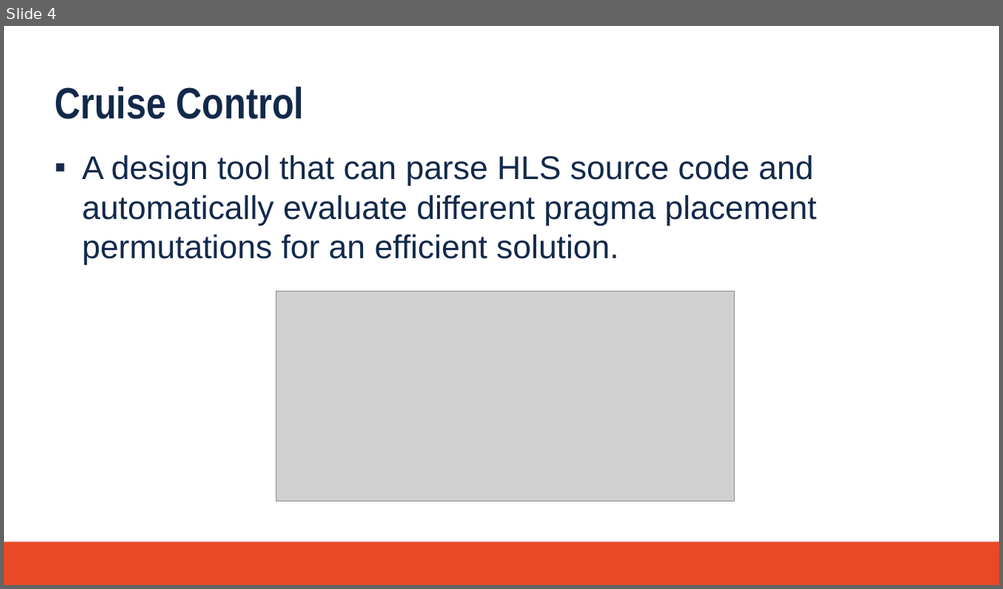
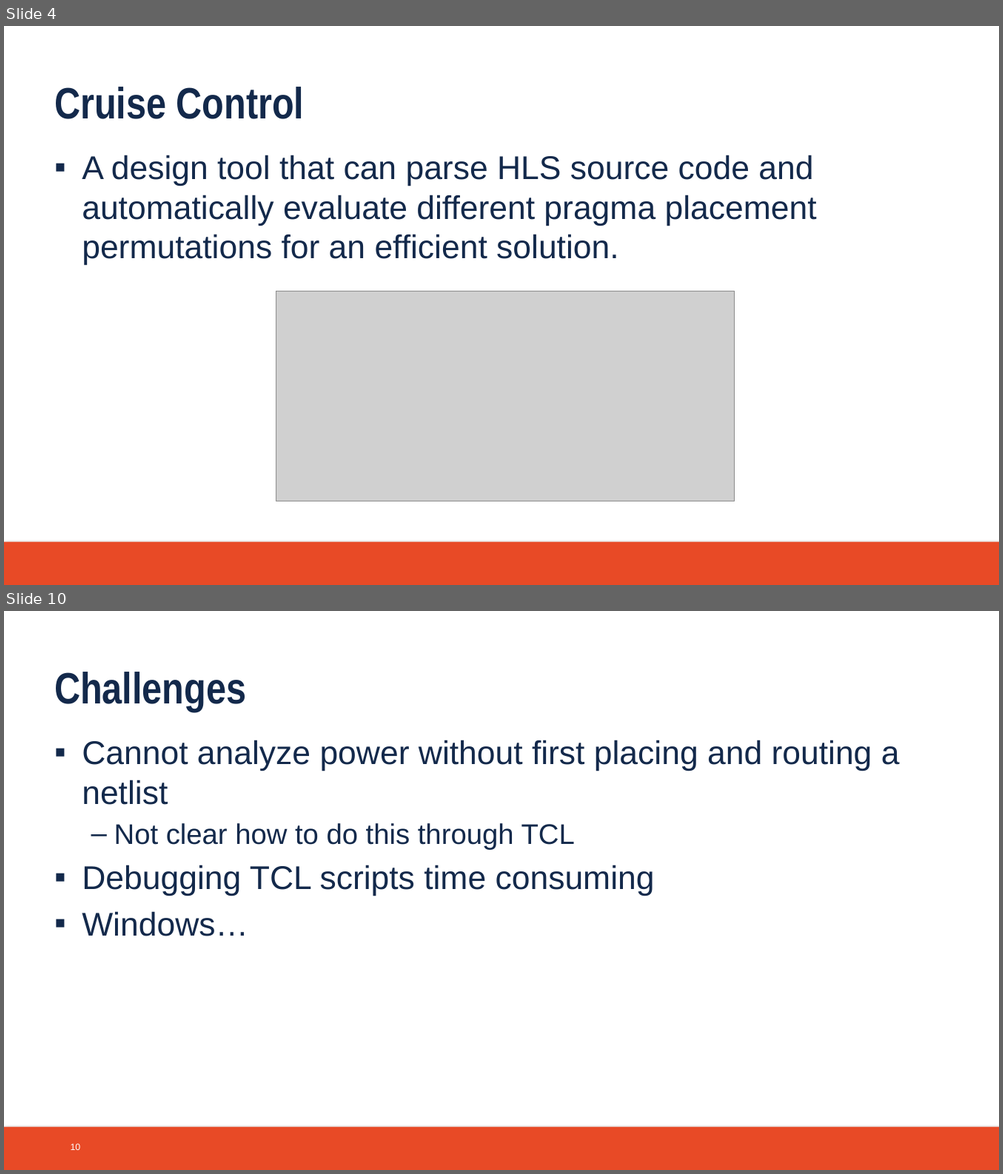
Before and after one commit to atsmith3/CruiseControl, a slide deck: Documentation/final_presentation.pptx. Shown one above the other, each under a label of ours: slide 4 before the commit, slides 4 and 10 after it; the slides between them are not shown. The pictures are 1003x589 and 1003x1174 pixels, drawn with LibreOffice and Linux fonts; fonts in the diff are those of the drawing; grey boxes stand for pictures; background and template pictures are left out. Boxes give left, top, right and bottom in pixels: in the first picture for what was removed or moved away, otherwise in the second. Text is boxed around its words. In the diff, an @@ line names an element or a change of style, - is before the commit and + after.

```diff
--- a/Documentation/final_presentation.pptx
+++ b/Documentation/final_presentation.pptx
@@ slide 10 added at (4, 611, 999, 1170), background #FFFFFF; not listed: 1 template element that a slide beside it also shows @@
@@ text added at (54, 672, 246, 712), 48 pt, text #13294B, bold @@
+Challenges
@@ text added at (82, 740, 899, 937), 36 pt, text #13294B @@
+▪ Cannot analyze power without first placing and routing a netlist
+  – Not clear how to do this through TCL
+▪ Debugging TCL scripts time consuming
+▪ Windows…
@@ page number added at (71, 1144, 81, 1150), 10 pt, text #FFFFFF @@
+10
```
Also in this commit, not shown: 8 slides changed, 2 other slides added.
